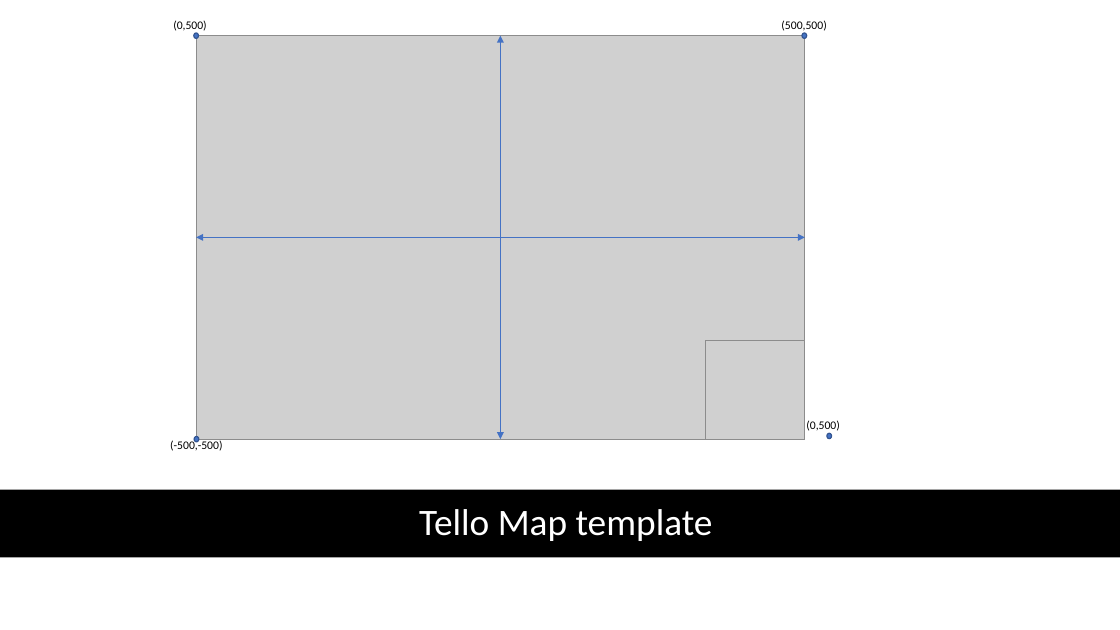
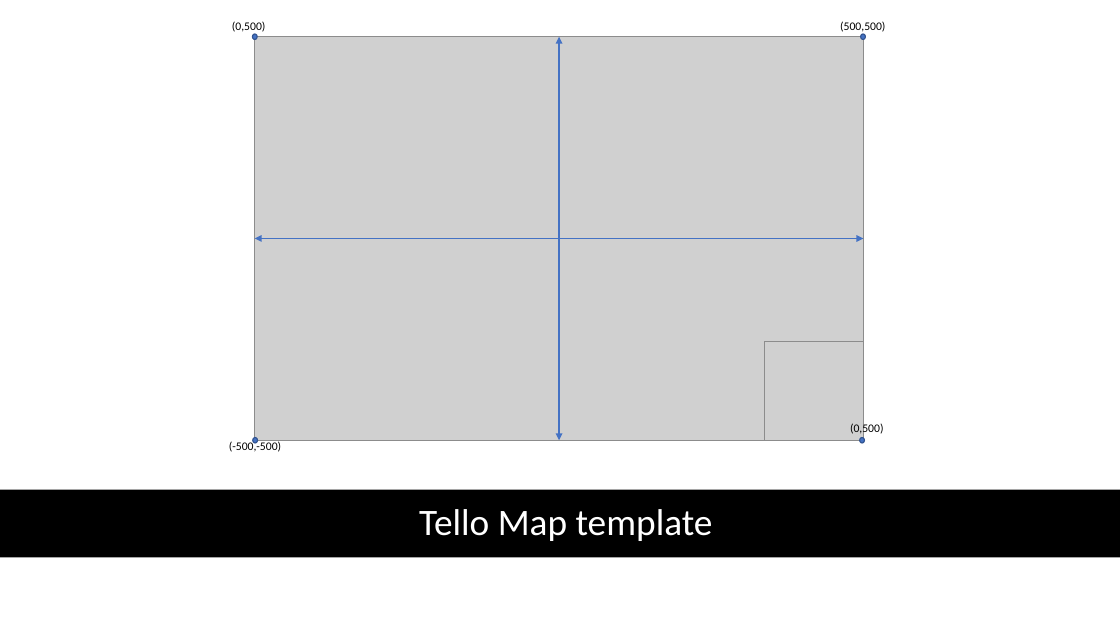
Before and after one commit to Progr4m4573R/MSc-Robotics-and-Autonomous-Systems, a slide deck: slide 3 of Frontiers of Robotics Research/Project/msc project face recognition results table.pptx. Drawn at 1120x630 pixels with LibreOffice and Linux fonts; fonts in the diff are those of the drawing; grey boxes stand for pictures. Boxes give left, top, right and bottom in pixels: in the first picture for what was removed or moved away, otherwise in the second. Text is boxed around its words. In the diff, an @@ line names an element or a change of style, - is before the commit and + after.

Commit message:
Created a simple map template for tracking the drone's location

```diff
--- a/Frontiers of Robotics Research/Project/msc project face recognition results table.pptx
+++ b/Frontiers of Robotics Research/Project/msc project face recognition results table.pptx
@@ 3 texts, 3 ellipses, 2 pictures, 2 double arrows: place and size @@
-3 texts, 3 ellipses, 2 pictures, 2 double arrows at [170, 20, 826, 451]
+3 texts, 3 ellipses, 2 pictures, 2 double arrows at [229, 21, 885, 452]
@@ text "(0,500)": place and size @@
-text "(0,500)" at [806, 420, 840, 431]
+text "(0,500)" at [850, 422, 884, 435]
@@ ellipse: place and size @@
-ellipse at [827, 434, 832, 439]
+ellipse at [860, 438, 865, 443]
```
Also in this commit, not shown: 1 other file.
